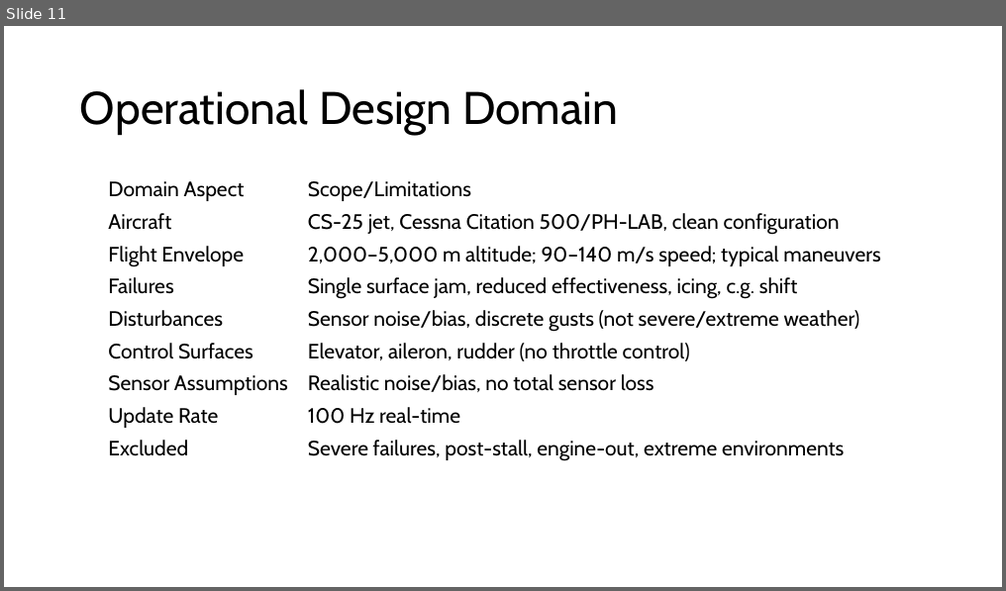
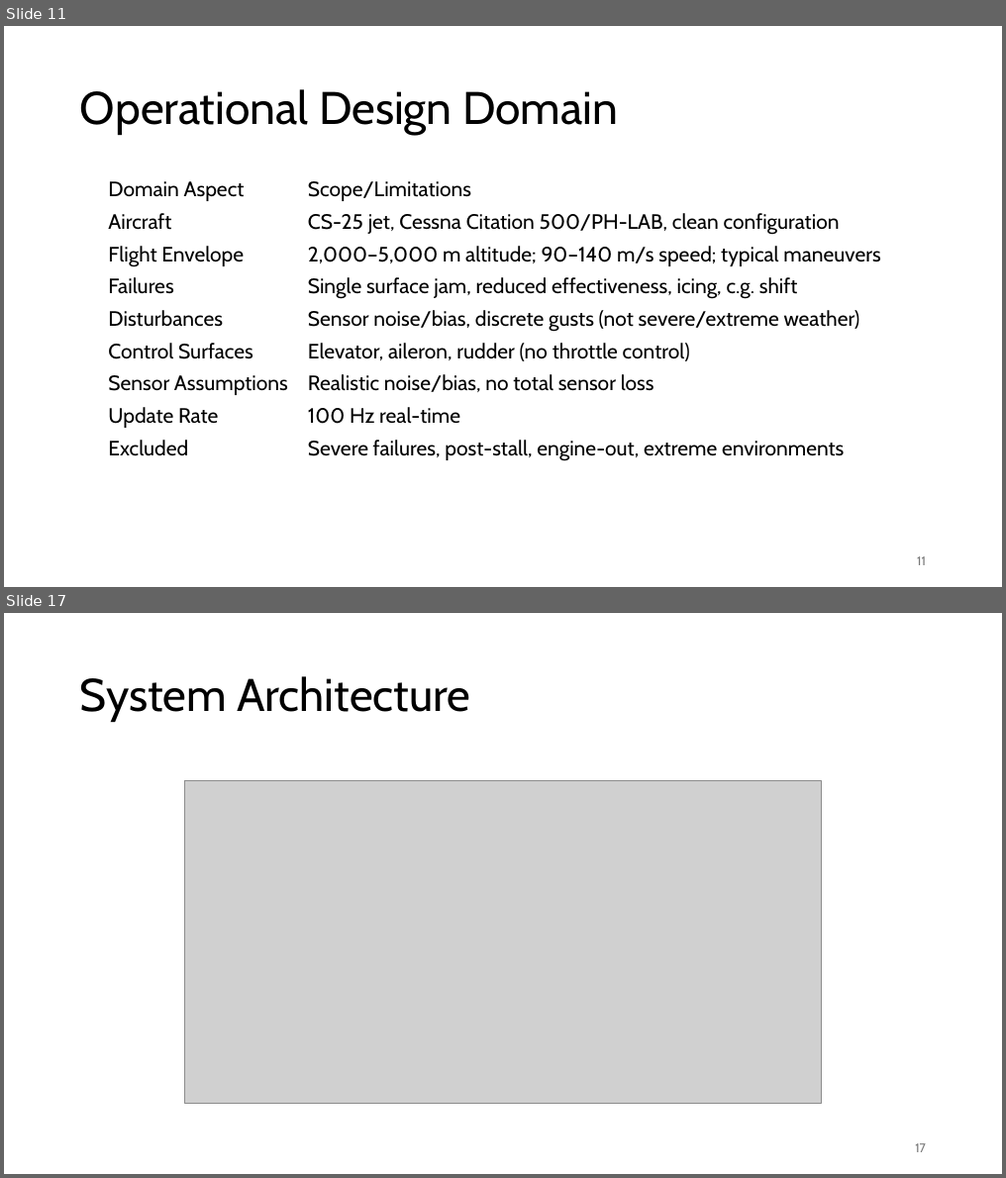
Before and after one commit to Niels149/AIASFault, a slide deck: AIASPres.pptx. Shown one above the other, each under a label of ours: slide 11 before the commit, slides 11 and 17 after it; the slides between them are not shown. The pictures are 1006x591 and 1006x1178 pixels, drawn with LibreOffice and Linux fonts; fonts in the diff are those of the drawing; grey boxes stand for pictures. Boxes give left, top, right and bottom in pixels: in the first picture for what was removed or moved away, otherwise in the second. Text is boxed around its words. In the diff, an @@ line names an element or a change of style, - is before the commit and + after.

```diff
--- a/AIASPres.pptx
+++ b/AIASPres.pptx
@@ slide 17 added at [4, 613, 1002, 1174], background #FFFFFF @@
@@ title added at [80, 676, 470, 722], 44 pt, text #000000 @@
+System Architecture
@@ picture added at [185, 781, 822, 1104] @@
@@ page number added at [915, 1144, 926, 1153], 12 pt, text #797979 @@
+17
@@ slide 11 changed as well @@
@@ page number added at [917, 557, 926, 566], 12 pt, text #797979 @@
+11
```
Also in this commit, not shown: 9 other slides changed, 9 other slides added, 1 other file.
